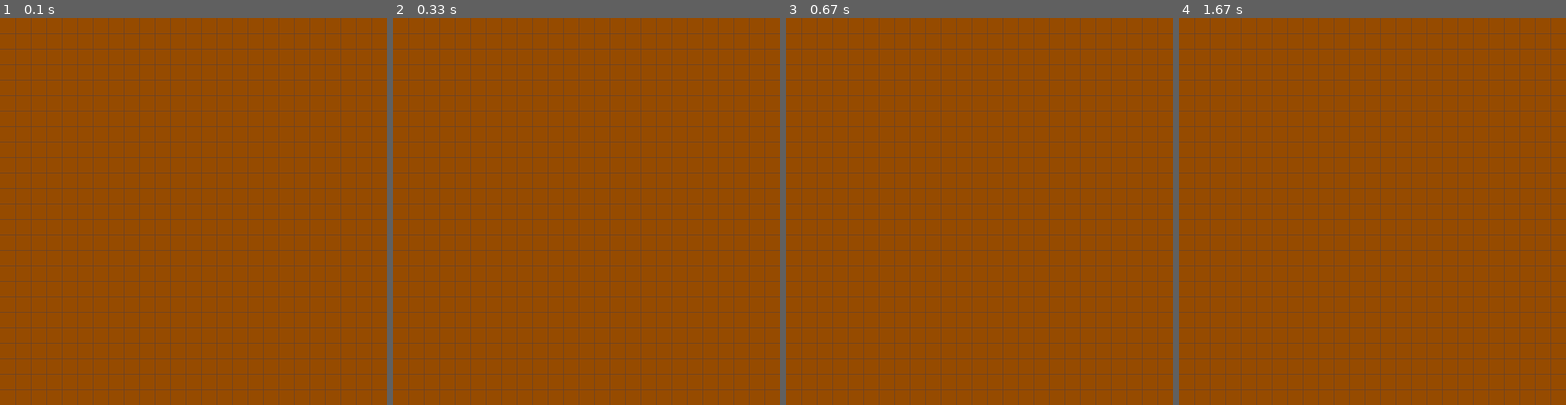
Above: before the commit, frames 1-4 (left to right).
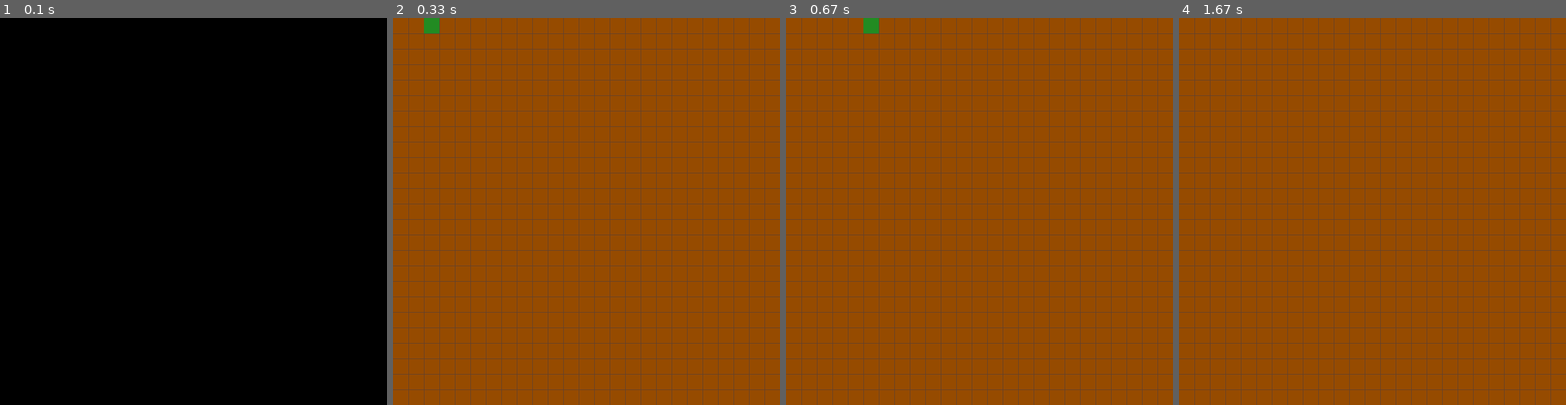
Above: after the commit, the same moments.

Repository: lk4017/Kaca_pygame
Game: pygame game, started from Snake_pygame.py
Two runs of this game, one before a commit and one after it. Both use one fixed random seed, a clock stepped at 60 frames per second and the inputs below.
Inputs:
- Up to frame 1 (0.1 s): no input
- Up to frame 2 (0.33 s): no input
- Up to frame 3 (0.67 s): no input
- Up to frame 4 (1.67 s): hold W 0.83-1.3 s

The runs differ from the first frame. In frame 1, 100% of the frame differs, in the area x 0-100%, y 0-100%; in frame 2, 0.2%; in frame 3, 0.2%; in frame 4, nothing differs.

Commit message:
Manjsi popravki

Diff:
--- a/Snake_pygame.py
+++ b/Snake_pygame.py
@@ -12,16 +12,15 @@
 exit = False
 
 #Deli telesa, jabolko
-glava = pygame.Rect(400, 300, 25, 25)
+#glava = pygame.Rect(400, 300, 25, 25)
 #telo = pygame.Rect()
-jabolko = pygame.Rect(random.randint(50, 750), random.randint(50, 550), 13, 13)
+#jabolko = pygame.Rect(random.randint(50, 750), random.randint(50, 550), 13, 13)
 
 #Spremenljivke
 barve = [(0, 0, 0),(0, 128, 0), (210, 4, 45), (150, 75, 0), (92, 64, 51), (34, 139, 34)]
-hitrost = (5, 0)
 block_size = 32
 clock = pygame.time.Clock()
-FPS = 60
+FPS = 10
 
 #Mreza ekrana
 def draw_grid(block_size):
@@ -49,9 +48,11 @@
         self.rect.x = self.x * block_size
         self.rect.y = self.y * block_size
 
+        canvas.blit(self.image, self.rect)
+
     def premik(self):
-        self.x = self.dx
-        self.y = self.dy
+        self.x += self.dx
+        self.y += self.dy
 
 kaca = Kaca(0, 0, barve[5])
 
@@ -59,16 +60,11 @@
 while not exit:
     canvas.fill(barve[3])
     draw_grid(block_size)
+
     kaca.update()
     kaca.premik()
+
     clock.tick(FPS)
-    #casova_razlika = clock.tick(60)/100
-
-    #glava.x += hitrost[0]
-    #glava.y += hitrost[1]
-
-    #pygame.draw.rect(canvas, barve[2], jabolko)
-    #pygame.draw.rect(canvas, barve[0] , glava)
 
     for event in pygame.event.get():
         if event.type == pygame.QUIT:
